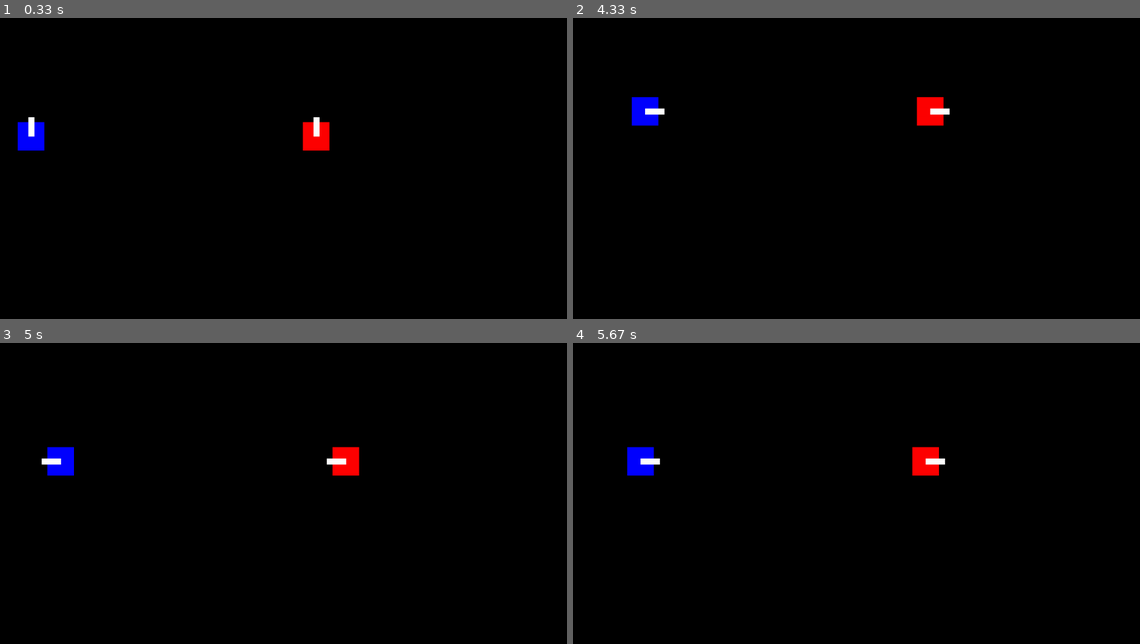
Above: before the commit, frames 1-4 (two rows, left to right).
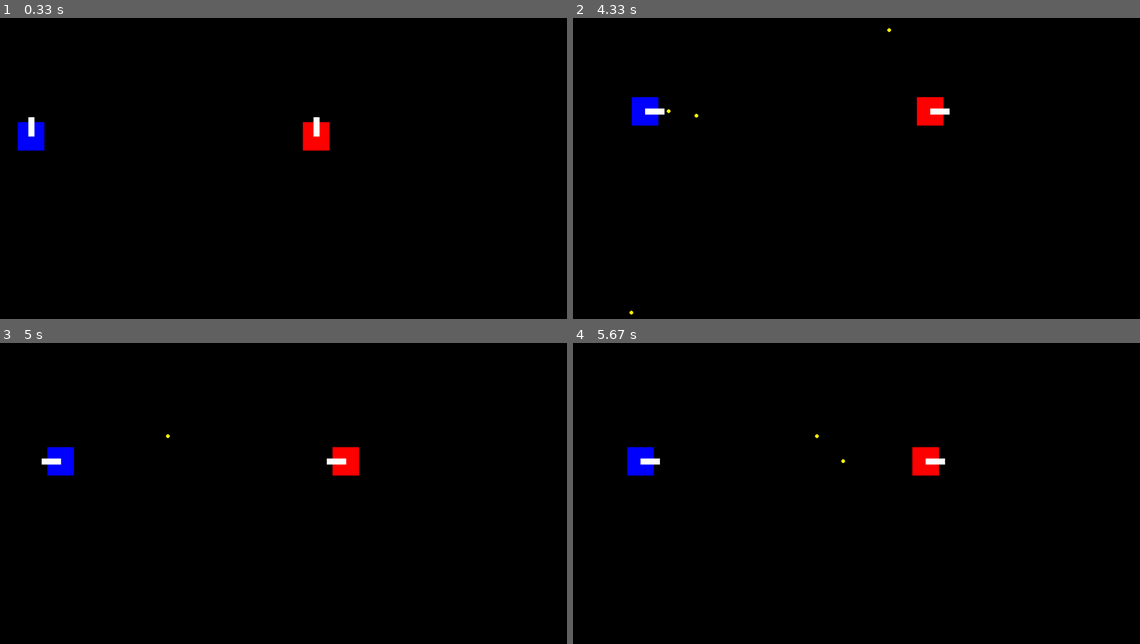
Above: after the commit, the same moments.

Repository: deelbak/Tanks_pygame
Game: pygame game, started from main.py
Same seed, same stepped clock (60 frames per second), same inputs: the game is played once before the commit and once after it.
Inputs:
- Up to frame 1 (0.33 s): no input
- Up to frame 2 (4.33 s): tap Space at 0.33, 0.73, 1.03, 1.23, 1.57, 1.87, 2.07, 2.37, 2.63, 2.97, 3.27, 3.4, 3.8, 4.1 s; hold Right 0.67-1.13 s; hold D 0.67-1.13 s; tap Keypad Enter at 0.82, 2.15, 3.48 s; hold Up 1.17-1.47 s; hold W 1.17-1.47 s; hold Right 1.5-1.97 s; hold D 1.5-1.97 s; hold Left 2-2.53 s; hold A 2-2.53 s; hold Down 2.57-2.87 s; hold S 2.57-2.87 s; hold Left 2.9-3.3 s; hold A 2.9-3.3 s; hold Up 3.33-3.7 s; hold W 3.33-3.7 s; hold Right from 3.73 s (still down); hold D from 3.73 s (still down)
- Up to frame 3 (5 s): release Right at 4.37 s; release D at 4.37 s; hold Down 4.4-4.77 s; hold S 4.4-4.77 s; tap Space at 4.47, 4.87 s; hold Left from 4.8 s (still down); hold A from 4.8 s (still down); tap Keypad Enter at 4.95 s
- Up to frame 4 (5.67 s): tap Space at 5.17, 5.37 s; release Left at 5.27 s; release A at 5.27 s; hold Right from 5.3 s (still down); hold D from 5.3 s (still down)

Frame 1 is identical in both runs. In frame 2, less than 0.1% of the frame differs, in the area x 9-57%, y 3-99%; in frame 3, less than 0.1%; in frame 4, less than 0.1%.

Commit message:
Adding bullet class

Diff:
--- a/main.py
+++ b/main.py
@@ -16,11 +16,19 @@
     def __init__(self, color, px, py, direct, keyList):
         objects.append(self)
         self.type = 'tank'
+        self.hp = 5
+
+        self.shotTimer= 0
+        self.shotDelay = 60
 
         self.color = color
         self.rect = pygame.Rect(px, py, TILE_X, TILE_Y)
         self.direct = direct
         self.moveSpeed = 3
+
+        self.bulletDamage = 1
+        self.bulletSpeed = 5
+
         self.keyLEFT = keyList[0]
         self.keyRIGHT = keyList[1]
         self.keyUP = keyList[2]
@@ -42,6 +50,16 @@
             self.rect.y +=self.moveSpeed
             self.direct = 2
 
+
+        if keys[self.keySHOT] and self.shotTimer == 0:
+            dx = DIRECTS[self.direct][0] * self.bulletSpeed
+            dy = DIRECTS[self.direct][1] * self.bulletSpeed
+            Bullet(self, self.rect.centerx, self.rect.centery, dx, dy, self.bulletDamage)
+            self.shotTimer = self.shotDelay
+
+        if self.shotTimer > 0 :
+            self.shotTimer -= 1
+
     def draw(self):
         pygame.draw.rect(window, self.color, self.rect)
 
@@ -49,6 +67,43 @@
         y = self.rect.centery + DIRECTS[self.direct][1] * 50
         pygame.draw.line(window, 'white', self.rect.center, (x, y), 16)
 
+    def damage(self, value):
+        self.hp -=value
+        if self.hp <=0:
+            objects.remove(self)
+            print(self.color, 'killed')
+
+
+class Bullet:
+    def __init__(self, parent, px, py, dx, dy, damage):
+        bullets.append(self)
+        self.parent = parent
+        self.px, self.py = px, py
+        self.dx, self.dy = dx, dy
+        self.damage = damage
+
+
+
+    def update(self):
+        self.px += self.dx
+        self.py += self.dy
+
+        if self.px < 0 or self.px > WIDTH or self.py <0 or self.py > HEIGHT:
+            bullets.remove(self)
+        else:
+            for obj in objects:
+                if obj != self.parent and obj.rect.collidepoint(self.px, self.py):
+                    obj.damage(self.damage)
+                    bullets.remove(self)
+                    break
+
+
+    def draw(self):
+        pygame.draw.circle(window, 'yellow', (self.px, self.py), 5)
+
+
+
+bullets = []
 
 objects = []
 Tank('blue', 100, 275, 0, (pygame.K_a, pygame.K_d, pygame.K_w, pygame.K_s, pygame.K_SPACE,))
@@ -62,11 +117,13 @@
 
     keys = pygame. key.get_pressed()
 
-
+    for bullet in bullets: bullet.update()
     for obj in objects: obj.update()
 
     window.fill('black')
+    for bullet in bullets: bullet.draw()
     for obj in objects: obj.draw()
+
 
 
 
